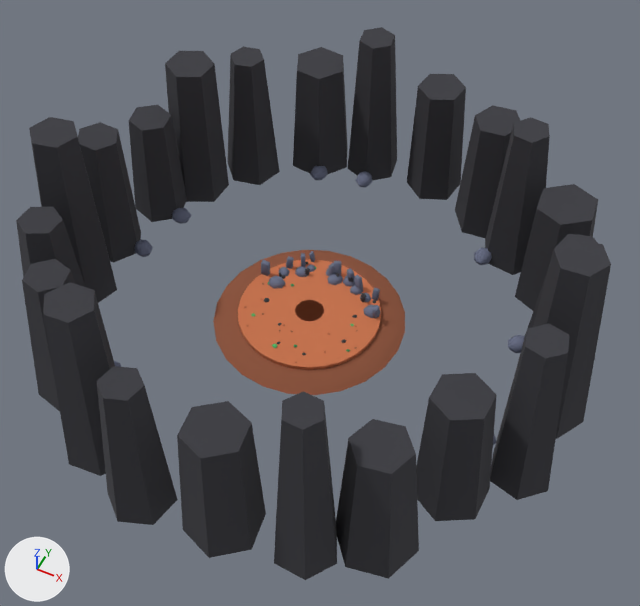
The glTF model game/assets/3d/env/crag_pup.glb: old version first, new version second.
One viewpoint serves both versions: a camera (50 mm lens) standing at (22.8, -43.5, 55.9) and looking at (2.2, -2.5, 4.5). Arrows for +X, +Y and +Z are at lower left; the lights stay in place. The picture after the commit comes second. Vertices at exactly the same position are counted once.

Objects in the first picture: 'CragPupGround'.
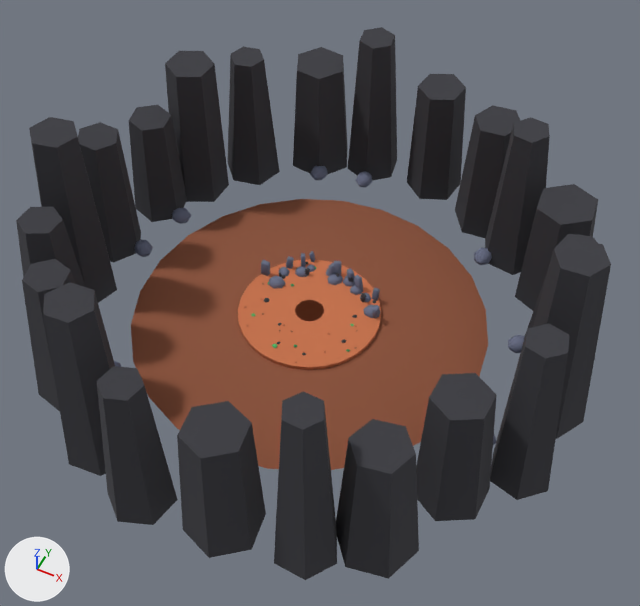
Patch to the scene script:
```diff
--- a/game/assets/3d/env/crag_pup.glb.py
+++ b/game/assets/3d/env/crag_pup.glb.py
@@ me_cone @@
 me_cone.from_pydata(...)  # 1918 vertices, 3412 faces; spans x -22.3..23.5, y -23.0..23.3, z -1.2..15.6
 # used by ob_cragpupground; location = (0.0, 0.0, 0.0)
+# me_cone part 1: the loose piece of 48 vertices spanning x -8.1..8.1, y -8.1..8.1, z -0.9..-0.4 is scaled about its middle by (1.85, 1.85, 1)
 me_cone.materials.append(mat_colormap)
```

Where the change shows, as pixel boxes (x1, y1, x2, y2) in the pictures (640 x 606 px; the box of a moved part takes in the faces that stretch with it):
part 1 of me_cone, moved or reshaped: before (213, 250, 405, 395); after (131, 199, 488, 470)
